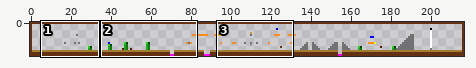
Two versions of one sprite sheet, MarioGame/Resources/Continue/1.png. The first picture is a wide view before the edit; the outline marks the close-up.
Close-up. Earlier state:
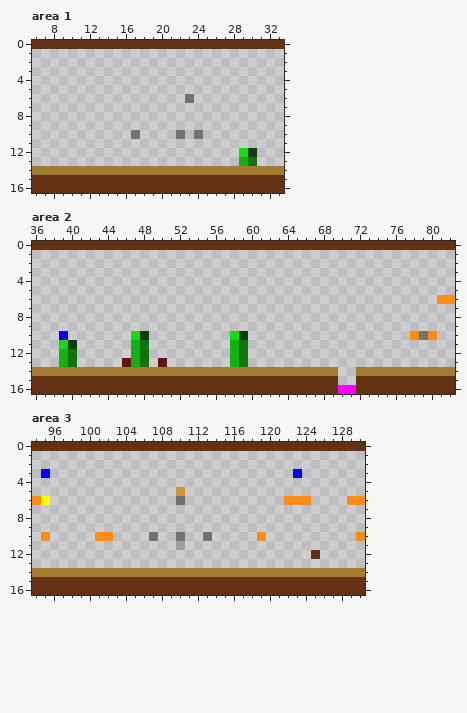
The file is 217x17 pixels. Shown: area 1: x 6..33, y 0..16; area 2: x 36..82, y 0..16; area 3: x 94..130, y 0..16.
And afterwards:
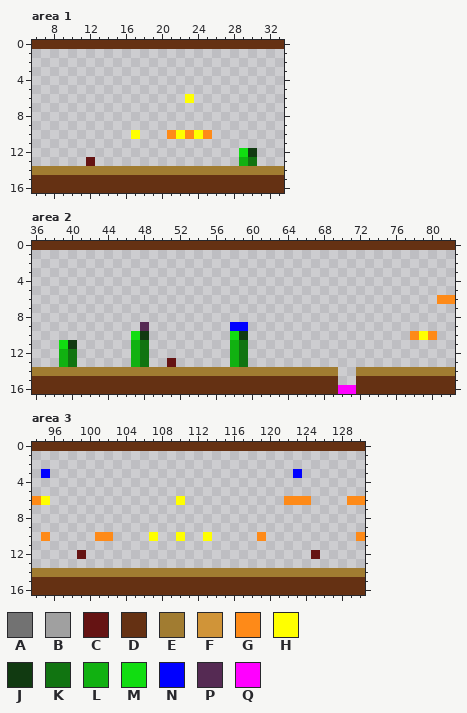
Palette (. is transparent): A #727272  B #a0a0a0  C #651313  D #653113  E #a17c31  F #d09438  G #fe8a18  H #ffff00  J #113a11  K #117411  L #11b111  M #11dd11  N #0000ff  P #552a53  Q #ff00ff
From old to new:
--- area 1
@@ x 21..25 @@
  5 .....
- 6 ..A..
+ 6 ..H..
  7 .....
@@ x 10..27 @@
  9 ..................
-10 .......A....A.A...
+10 .......H...GHGHG..
 11 ..................
 12 ..................
-13 ..................
+13 ..C...............
 14 EEEEEEEEEEEEEEEEEE
--- area 2
@@ x 36..82 @@
  8 ...............................................
- 9 ...............................................
-10 ...N.......MJ.........MJ..................GAG..
+ 9 ............P.........NN.......................
+10 ...........MJ.........MJ..................GHG..
 11 ...MJ......LK.........LK.......................
 12 ...LK......LK.........LK.......................
-13 ...LK.....CLK.C.......LK.......................
+13 ...LK......LK..C......LK.......................
 14 EEEEEEEEEEEEEEEEEEEEEEEEEEEEEEEEEE..EEEEEEEEEEE
--- area 3
@@ x 108..112 @@
  4 .....
- 5 ..F..
- 6 ..A..
+ 5 .....
+ 6 ..H..
  7 .....
@@ x 94..130 @@
  9 .....................................
-10 .G.....GG....A..A..A.....G..........G
-11 ................B....................
-12 ...............................D.....
+10 .G.....GG....H..H..H.....G..........G
+11 .....................................
+12 .....C.........................C.....
 13 .....................................
